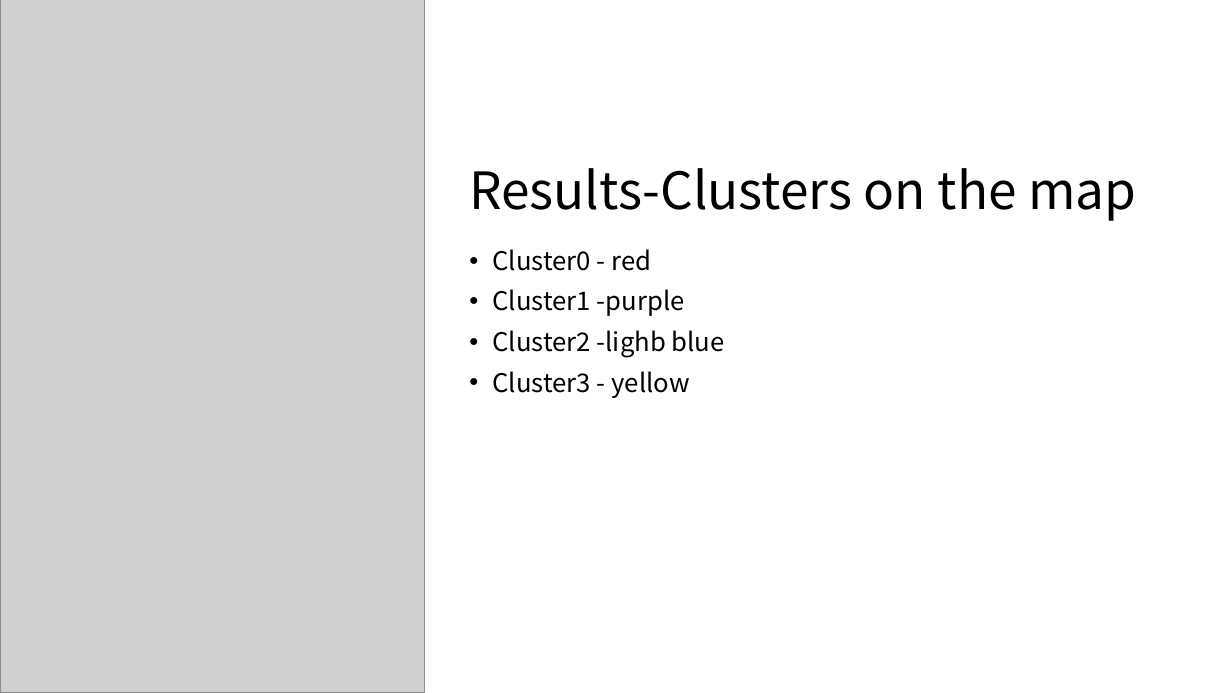
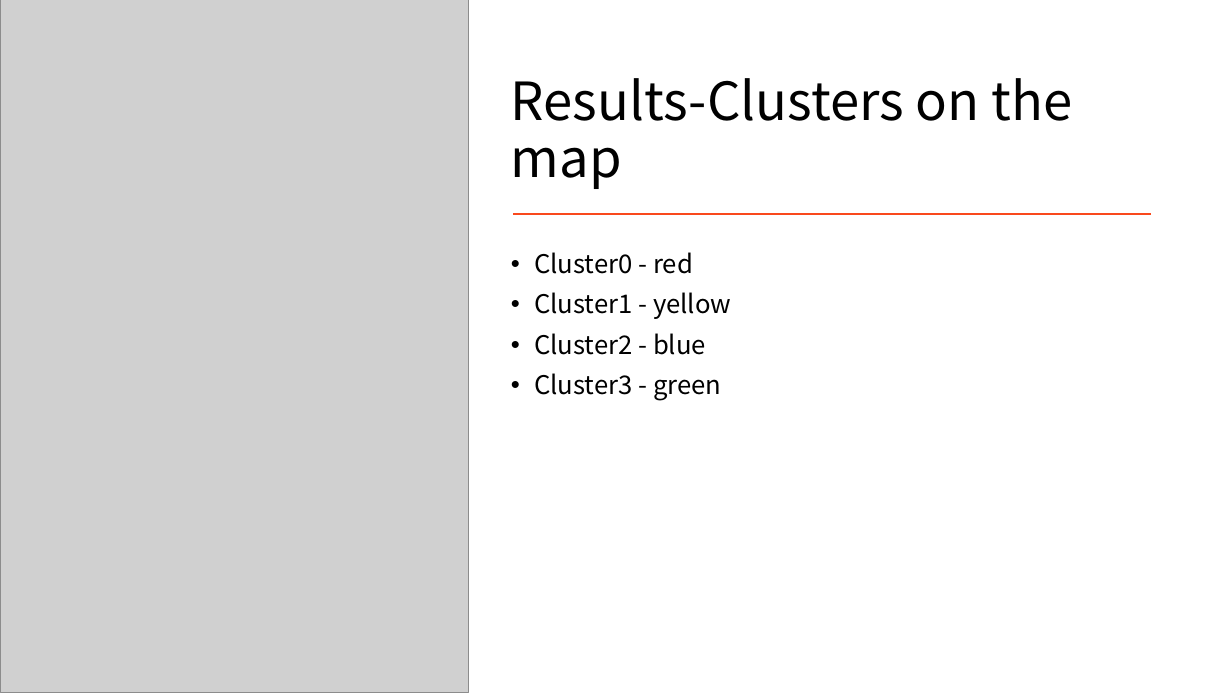
Before and after one commit to lynn-GH/Coursera_Capstone, a slide deck: slide 7 of RetailRentalPricevsVenueofSanDiego.pptx (slide 6 before the commit). Drawn at 1232x693 pixels with LibreOffice and Linux fonts; fonts in the diff are those of the drawing; grey boxes stand for pictures. Boxes give left, top, right and bottom in pixels: in the first picture for what was removed or moved away, otherwise in the second. Text is boxed around its words. In the diff, an @@ line names an element or a change of style, - is before the commit and + after.

```diff
--- a/RetailRentalPricevsVenueofSanDiego.pptx
+++ b/RetailRentalPricevsVenueofSanDiego.pptx
@@ picture: place and size @@
-picture at [0, 0, 424, 693]
+picture at [0, 0, 469, 693]
@@ title "Results-Clusters on the map": place and size @@
-title "Results-Clusters on the map" at [469, 168, 1136, 221]
+title "Results-Clusters on the map" at [511, 78, 1073, 189]
@@ title "Results-Clusters on the map" at [511, 78, 1073, 189]: size 40 to 41 pt @@
@@ line added from (514, 213) to (1152, 213), #F9491D 1.5 pt @@
@@ text "Cluster0 - red": place and size @@
-text "Cluster0 - red" at [492, 249, 725, 398]
+text "Cluster0 - red" at [534, 252, 731, 401]
@@ text at [534, 292, 731, 401]: text changed @@
-• Cluster1 -purple
-• Cluster2 -lighb blue
-• Cluster3 - yellow
+• Cluster1 - yellow
+• Cluster2 - blue
+• Cluster3 - green
```
Also in this commit, not shown: 6 other slides changed, 1 slide added, 1 slide removed.
